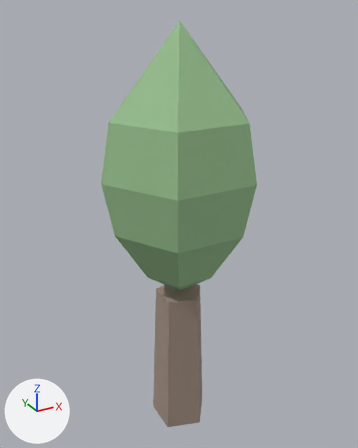
The glTF model web/public/models/tree-conifer-d-far.glb, before and after one commit.
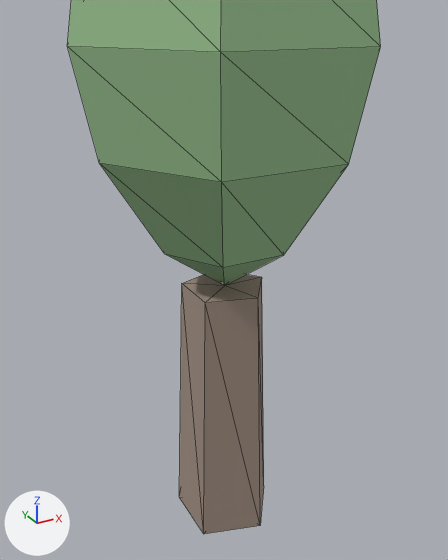
Each version appears first whole from a 50 mm camera at (-0.513, -0.93, 1.026) aimed at (0.01, 0.02, 0.551), and next in a close-up from a 50 mm camera at (-0.373, -0.676, 0.727) aimed at (-0.021, -0.035, 0.406). Every picture has the same lights, and +X, +Y and +Z are marked at lower left. The last two pictures show the newer version. The close-ups show mesh edges as thin lines. Vertices at exactly the same position are counted once.

Objects in the first close-up: 'tree-conifer-d-far'.
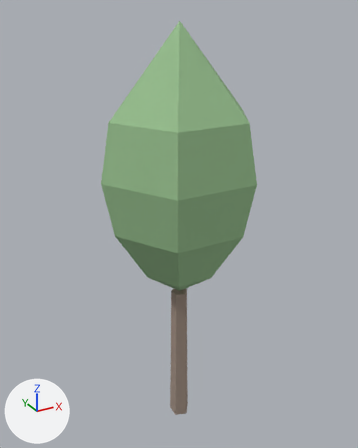
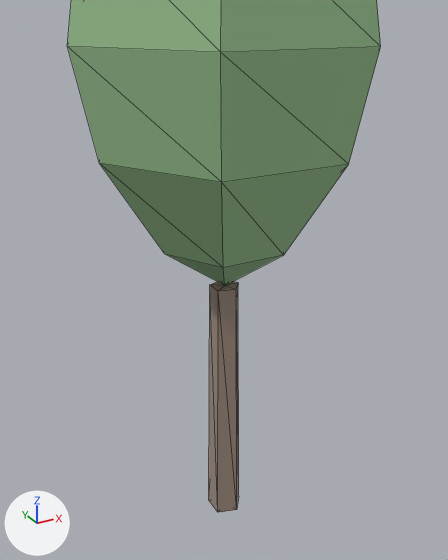
Scene script edits in JSON lines:
```json
{"block": "me_tree_conifer_d_far", "where": "me_tree_conifer_d_far.from_pydata(...)  # 37 vertices, 68 faces; spans x -0.185..0.185, y -0.16..0.16, z 0.0..1.0"}
{"block": "me_tree_conifer_d_far", "where": "# used by ob_tree_conifer_d_far; location = (0.0, 0.0, 0.0)"}
{"block": "me_tree_conifer_d_far", "change": "me_tree_conifer_d_far part 1"}
{"op": "set", "path": "me_tree_conifer_d_far.vertices[0].co", "old": "(0.074, 0.0, 0.0)", "new": "(0.026, 0.0, 0.0)", "note": "pixel (263, 485) -> pixel (238, 496)"}
{"op": "set", "path": "me_tree_conifer_d_far.vertices[1].co", "old": "(0.023, -0.071, 0.0)", "new": "(0.008, -0.025, 0.0)", "note": "pixel (260, 525) -> pixel (236, 509)"}
{"op": "set", "path": "me_tree_conifer_d_far.vertices[2].co", "old": "(0.018, -0.056, 0.38)", "new": "(0.006, -0.02, 0.38)", "note": "pixel (258, 298) -> pixel (236, 289)"}
{"op": "set", "path": "me_tree_conifer_d_far.vertices[3].co", "old": "(0.059, 0.0, 0.38)", "new": "(0.021, 0.0, 0.38)", "note": "pixel (261, 277) -> pixel (238, 282)"}
{"op": "set", "path": "me_tree_conifer_d_far.vertices[6].co", "old": "(-0.06, -0.044, 0.0)", "new": "(-0.021, -0.015, 0.0)", "note": "pixel (203, 534) -> pixel (217, 512)"}
{"op": "set", "path": "me_tree_conifer_d_far.vertices[7].co", "old": "(-0.048, -0.035, 0.38)", "new": "(-0.017, -0.012, 0.38)", "note": "pixel (205, 302) -> pixel (218, 291)"}
{"op": "set", "path": "me_tree_conifer_d_far.vertices[8].co", "old": "(-0.06, 0.044, 0.0)", "new": "(-0.021, 0.015, 0.0)", "note": "pixel (179, 497) -> pixel (208, 500)"}
{"op": "set", "path": "me_tree_conifer_d_far.vertices[9].co", "old": "(-0.048, 0.035, 0.38)", "new": "(-0.017, 0.012, 0.38)", "note": "pixel (181, 283) -> pixel (209, 284)"}
{"op": "set", "path": "me_tree_conifer_d_far.vertices[10].co", "old": "(0.023, 0.071, 0.0)", "new": "(0.008, 0.025, 0.0)"}
{"op": "set", "path": "me_tree_conifer_d_far.vertices[11].co", "old": "(0.018, 0.056, 0.38)", "new": "(0.006, 0.02, 0.38)"}
```

Where the change shows, as pixel boxes [x1, y1, x2, y2] in the close-ups (448 x 560 px; the box of a moved part takes in the faces that stretch with it):
```json
{"object": "tree-conifer-d-far", "change": "reshaped", "before": [68, 0, 381, 534], "after": [68, 0, 381, 512]}
{"part": 1, "of": "me_tree_conifer_d_far", "change": "moved or reshaped", "before": [179, 274, 264, 534], "after": [209, 282, 239, 512]}
```
